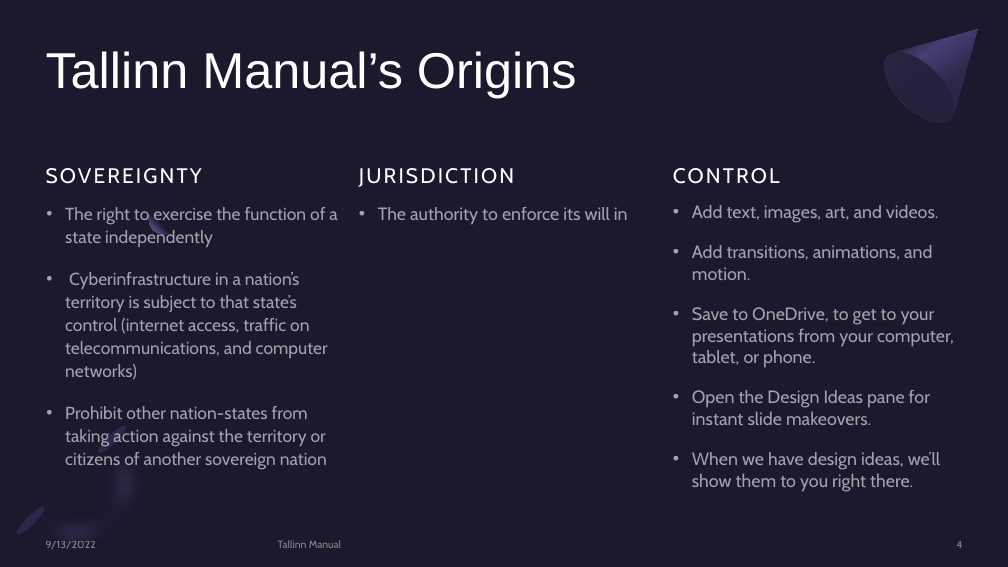
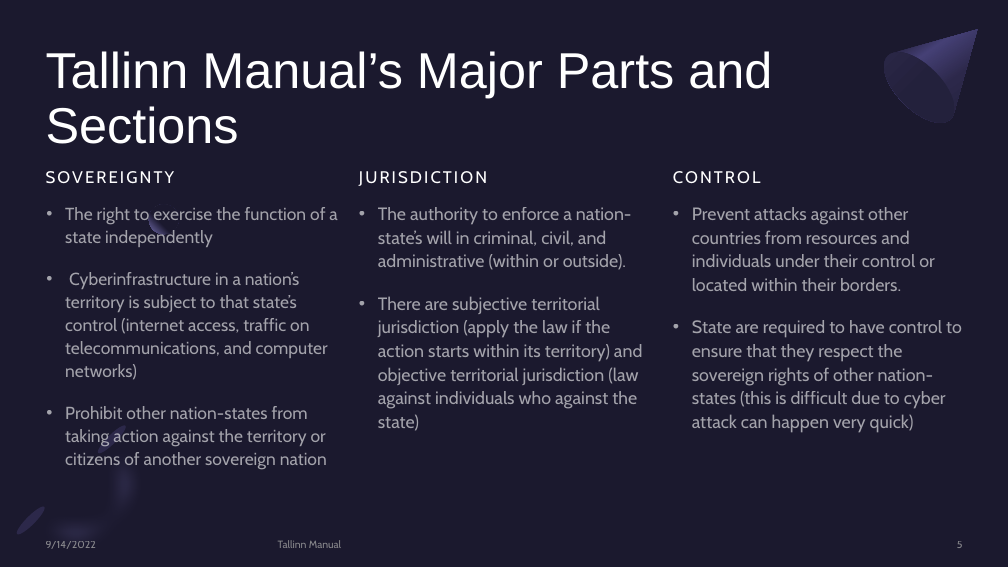
Before and after one commit to jackyhuynh/Cyberwarfare, a slide deck: slide 5 of src/Tallinn Manual.pptx (slide 4 before the commit). Drawn at 1008x567 pixels with LibreOffice and Linux fonts; fonts in the diff are those of the drawing. Boxes give left, top, right and bottom in pixels: in the first picture for what was removed or moved away, otherwise in the second. Text is boxed around its words. In the diff, an @@ line names an element or a change of style, - is before the commit and + after.

```diff
--- a/src/Tallinn Manual.pptx
+++ b/src/Tallinn Manual.pptx
@@ title at box(46, 51, 772, 144): text changed @@
-Tallinn Manual’s Origins
+Tallinn Manual’s Major Parts and Sections
@@ size 20 to 16 pt in 3 elements at box(46, 171, 175, 184), box(359, 171, 487, 186), box(673, 171, 761, 184) @@
@@ text at box(378, 207, 642, 431): text changed @@
-• The authority to enforce its will in
+• The authority to enforce a nation-state’s will in criminal, civil, and administrative (within or outside).
+• There are subjective territorial jurisdiction (apply the law if the action starts within its territory) and objective territorial jurisdiction (law against individuals who against the state)
@@ text at box(692, 207, 962, 433): text changed @@
-• Add text, images, art, and videos.
-• Add transitions, animations, and motion.
-• Save to OneDrive, to get to your presentations from your computer, tablet, or phone.
-• Open the Design Ideas pane for instant slide makeovers.
-• When we have design ideas, we’ll show them to you right there.
+• Prevent attacks against other countries from resources and individuals under their control or located within their borders.
+• State are required to have control to ensure that they respect the sovereign rights of other nation-states (this is difficult due to cyber attack can happen very quick)
@@ text at box(46, 541, 96, 549): text changed @@
-9/13/2022
+9/14/2022
@@ page number at box(957, 541, 963, 548): text changed @@
-4
+5
```
Also in this commit, not shown: 4 other slides changed, 6 slides added, 1 slide removed.
